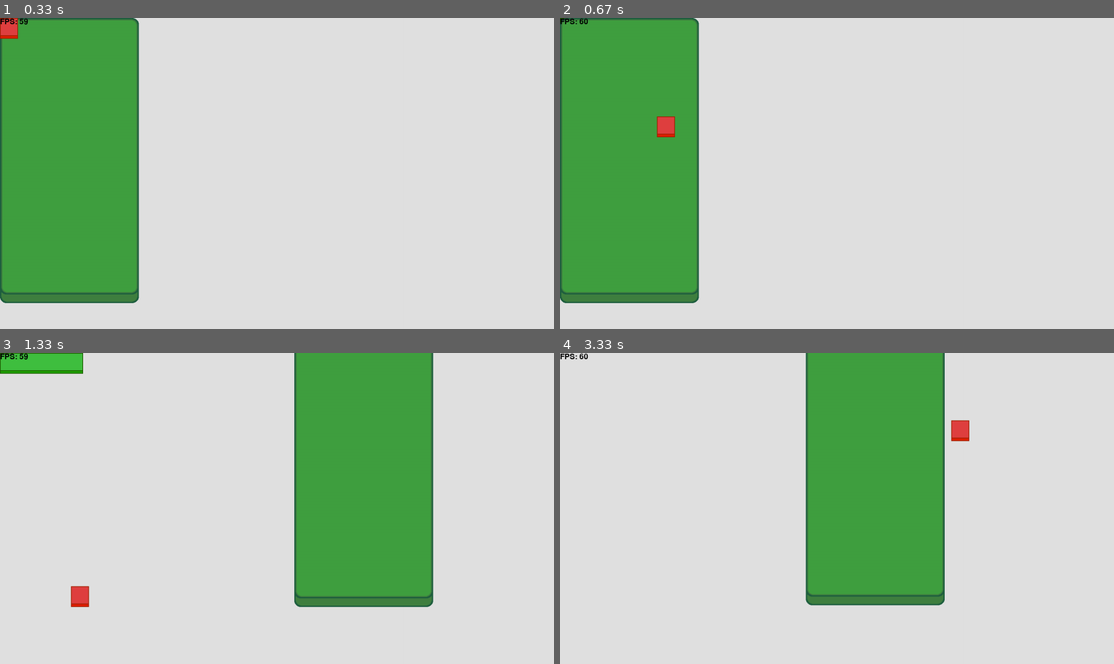
Above: before the commit, frames 1-4 (two rows, left to right).
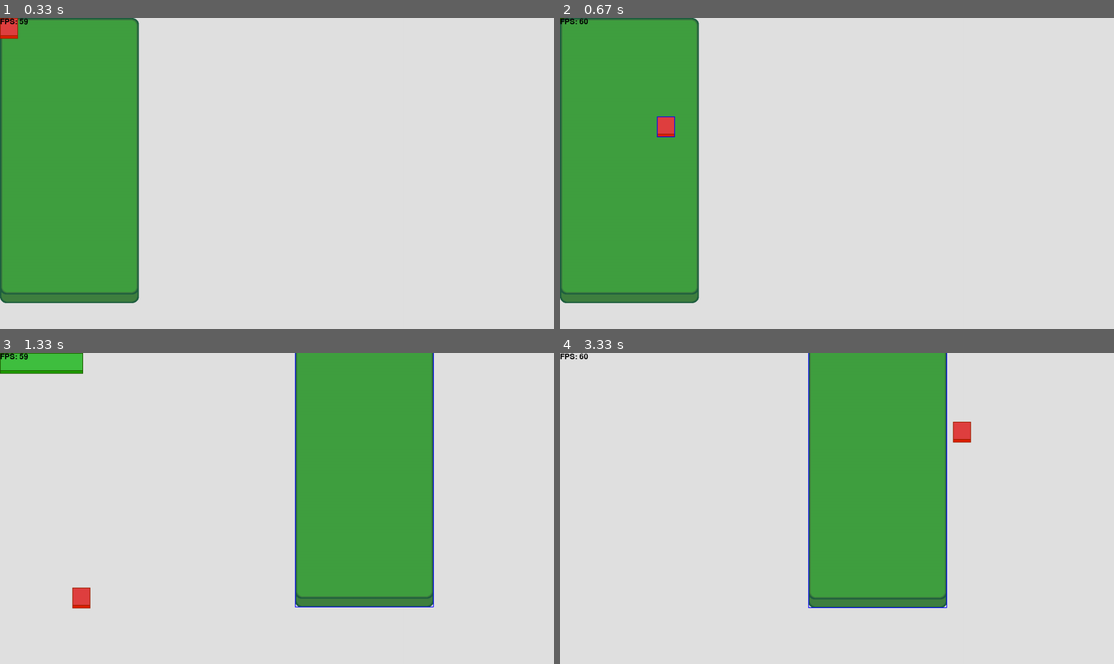
Above: after the commit, the same moments.

Repository: Wingedillidan/I-Learn_Pygame
Game: pygame game, started from PosTool/main.py
Same seed, same stepped clock (60 frames per second), same inputs: the game is played once before the commit and once after it. The source is Python 2; it was converted automatically to run under Python 3.
Inputs (mouse positions are in pixels of both pictures, inside the frame that each line leads up to):
- Up to frame 1 (0.33 s): no input
- Up to frame 2 (0.67 s): press the mouse at (571, 27) at 0.37 s; move the mouse to (615, 77) at 0.47 s; release the mouse at (665, 126) at 0.6 s
- Up to frame 3 (1.33 s): press the mouse at (105, 461) at 0.7 s; move the mouse to (94, 530) at 0.8 s; release the mouse at (83, 598) at 0.93 s; press the mouse at (66, 496) at 1.03 s; move the mouse to (216, 480) at 1.13 s; release the mouse at (365, 464) at 1.27 s
- Up to frame 4 (3.33 s): right-click (892, 573) at 1.38 s; press the mouse at (643, 598) at 1.7 s; move the mouse to (803, 514) at 1.8 s; release the mouse at (964, 430) at 1.93 s; press the mouse at (925, 480) at 2.03 s; move the mouse to (814, 552) at 2.13 s; release the mouse at (704, 626) at 2.27 s; press the mouse at (925, 480) at 2.37 s; move the mouse to (792, 458) at 2.47 s; release the mouse at (659, 440) at 2.6 s; press the mouse at (643, 598) at 2.7 s; move the mouse to (764, 558) at 2.8 s; release the mouse at (892, 520) at 2.93 s; press the mouse at (953, 527) at 3.03 s; move the mouse to (914, 492) at 3.13 s; release the mouse at (875, 458) at 3.27 s

Frame 1 is identical in both runs. In frame 2, less than 0.1% of the frame differs, in the area x 17-21%, y 31-39%; in frame 3, 0.9%; in frame 4, 2.2%, in the area x 44-75%, y 0-83%.

Commit message:
inefficient attempt at selected object handling

Diff:
--- a/PosTool/main.py
+++ b/PosTool/main.py
@@ -5,7 +5,7 @@
 from pygame.locals import *
 
 # global settings
-grid_size = 5
+grid_size = 1
 
 
 class Entity(pygame.sprite.Sprite):
@@ -72,6 +72,24 @@
         self.rect.x, self.rect.y = x, y
 
 
+class EntitySelect(pygame.sprite.Sprite):
+
+    def __init__(self, gameobj):
+        pygame.sprite.Sprite.__init__(self)
+
+        self.ref = gameobj
+        self.image = pygame.Surface(self.ref.image.get_size())
+        self.image.set_colorkey((0, 0, 0), RLEACCEL)
+        self.rect = self.image.get_rect()
+
+    def update(self):
+        self.rect.topleft = self.ref.rect.topleft
+        pointlist = [(0, 0), (self.rect.width-2, 0),
+                     (self.rect.width-2, self.rect.height-2),
+                     (0, self.rect.height-2)]
+
+        pygame.draw.lines(self.image, (0, 0, 255), True, pointlist, 2)
+
 # load the icon to display up on the top left
 icon, icon_rect = load.image('cursor.bmp', (255, 255, 255))
 pygame.display.set_icon(icon)
@@ -87,6 +105,7 @@
 test3 = Entity('button_unpressed_red-52x60.bmp')
 testgroup = pygame.sprite.RenderClear((test1, test2, test3))
 testgrouppos = pygame.sprite.RenderClear()
+testgroupselect = pygame.sprite.RenderClear()
 clock = pygame.time.Clock()
 
 # FPS info
@@ -103,13 +122,14 @@
 
     for e in pygame.event.get():
 
-        # ===== MOUSE CLICKED EVENTS =====
+        # =========== MOUSE CLICKED EVENTS ===========
         if e.type == MOUSEBUTTONDOWN:
 
             # did a thing get grabbed?
             if e.button == 1:
                 pos = pygame.mouse.get_pos()
                 sprite_count = len(testgroup.sprites())
+                testgroupselect.empty()
 
                 # check which object got grabbed
                 # TO DO: fix grabbing to select the topmost object first
@@ -118,6 +138,7 @@
 
                     if thing.rect.collidepoint(pos):
                         thing.grab()
+                        testgroupselect.add(EntitySelect(thing))
                         testgrouppos.add(EntityPos(thing))
                         break
 
@@ -126,7 +147,7 @@
             elif e.button == 3:
                 testgroup.remove(testgroup.sprites()[0])
 
-        # ===== MOUSE UNCLICKED EVENTS =====
+        # ========== MOUSE UNCLICKED EVENTS ==========
         elif e.type == MOUSEBUTTONUP:
 
             # did grabbing stop?
@@ -136,7 +157,7 @@
             if len(testgrouppos.sprites()) == 1:
                 testgrouppos.empty()
 
-        # ===== KEY PRESSED EVENTS =====
+        # ============ KEY PRESSED EVENTS ============
         elif e.type == KEYDOWN:
 
             # should I display all positional data?
@@ -144,7 +165,7 @@
                 for thing in testgroup.sprites():
                     testgrouppos.add(EntityPos(thing))
 
-        # ===== KEY UNPRESSED EVENTS =====
+        # =========== KEY UNPRESSED EVENTS ===========
         elif e.type == KEYUP:
             if e.key == K_LCTRL:
                 testgrouppos.empty()
@@ -152,7 +173,7 @@
                 pygame.quit()
                 sys.exit()
 
-        # ===== OTHER EVENTS =====
+        # =============== OTHER EVENTS ===============
         elif e.type == QUIT:
             pygame.quit()
             sys.exit()
@@ -165,6 +186,7 @@
     # update the shizzle wizzles
     testgroup.update()
     testgrouppos.update()
+    testgroupselect.update()
     fps_surf = fps_font.render('FPS: ' + str(int(clock.get_fps())),
                                True, (0, 0, 0))
     fps_rect = fps_surf.get_rect()
@@ -172,6 +194,7 @@
     # redraw the shizzles
     testgroup.draw(screen)
     testgrouppos.draw(screen)
+    testgroupselect.draw(screen)
     screen.blit(fps_surf, fps_rect)
 
     # update
--- a/setup.py
+++ b/setup.py
@@ -8,7 +8,7 @@
     'author': 'Collin McLean',
     'url': 'http://github.com/wingedillidan/PosTool',
     'author_email': 'wingedillidan@gmail.com',
-    'version': '0.1.1c5',
+    'version': '0.1.1c6',
     'install_requires': ['nose'],
     'packages': ['PosTool'],
     'scripts': [],
